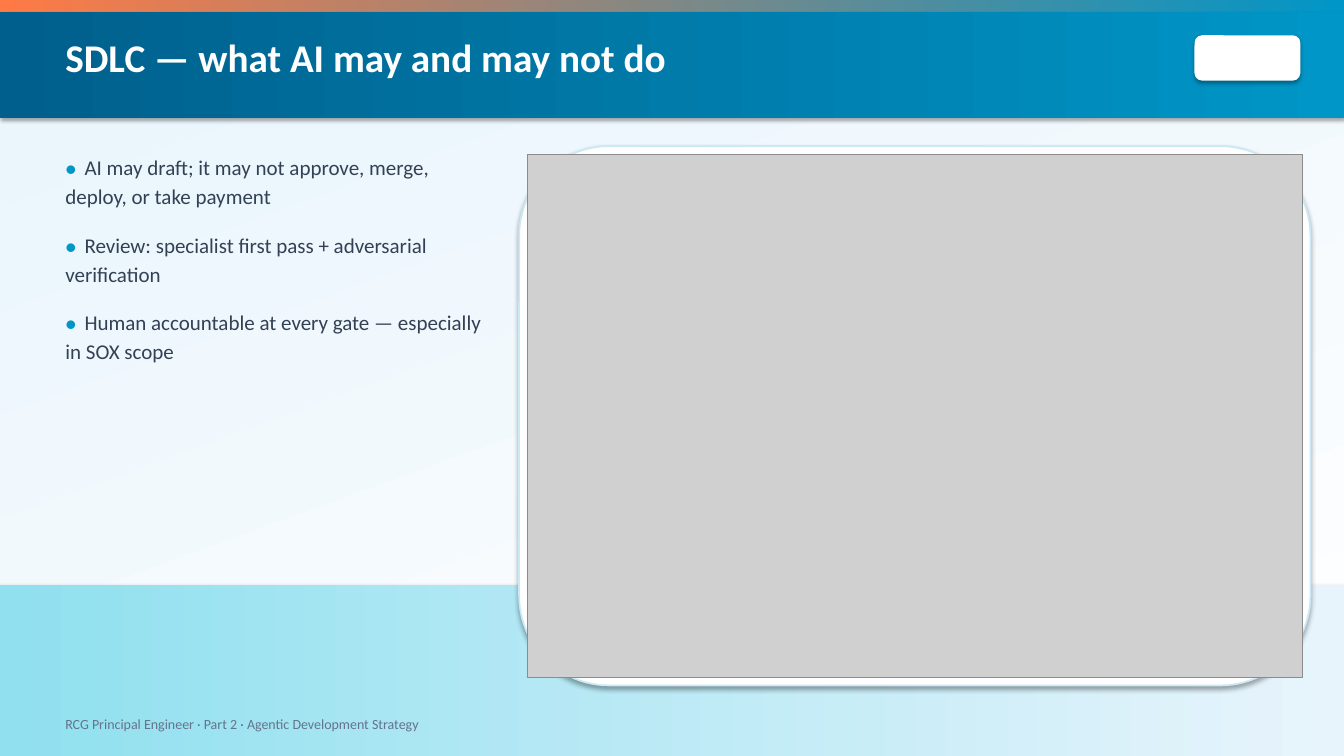
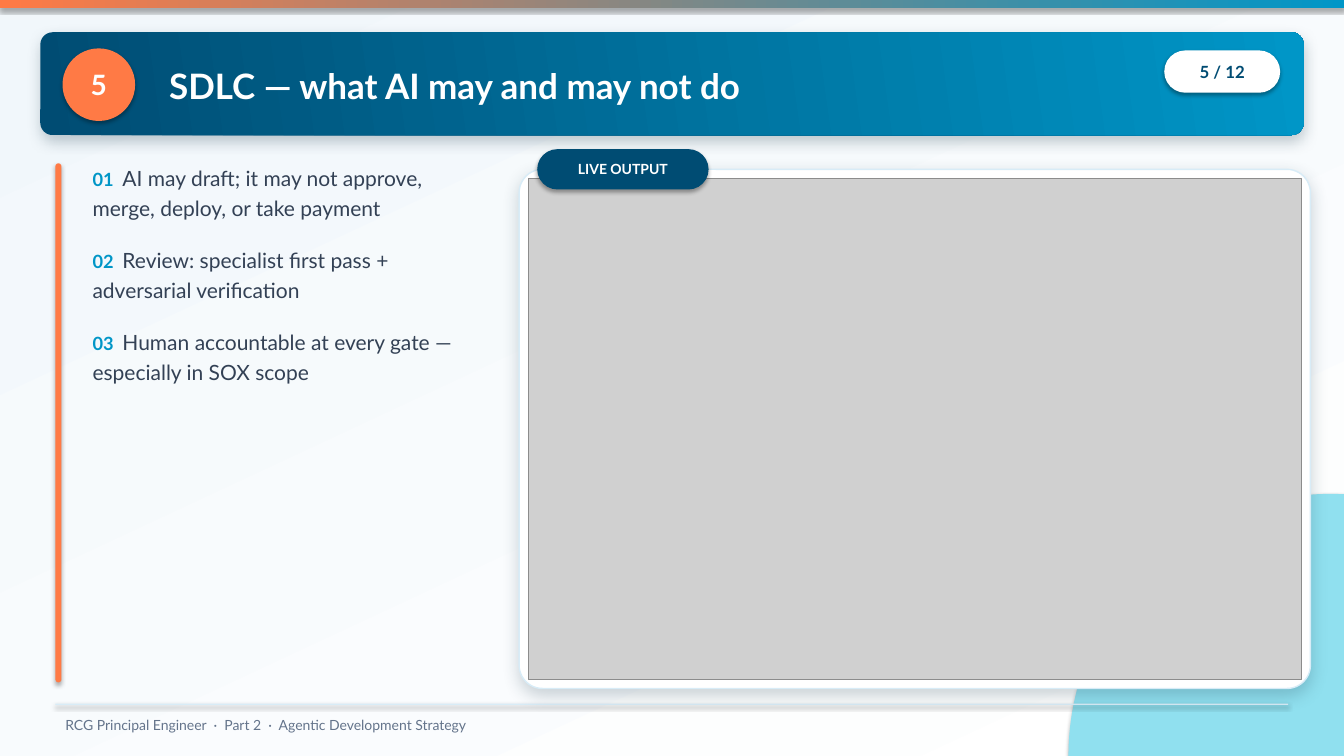
Before and after one commit to manojpammina1/titan, a slide deck: slide 6 of docs/part2-deck/Part2-Agentic-Development.pptx. Drawn at 1344x756 pixels with LibreOffice and Linux fonts; fonts in the diff are those of the drawing; grey boxes stand for pictures. Boxes give left, top, right and bottom in pixels: in the first picture for what was removed or moved away, otherwise in the second. Text is boxed around its words. In the diff, an @@ line names an element or a change of style, - is before the commit and + after.

```diff
--- a/docs/part2-deck/Part2-Agentic-Development.pptx
+++ b/docs/part2-deck/Part2-Agentic-Development.pptx
@@ rectangle: place and size @@
-rectangle at box(0, 0, 1344, 12)
+rectangle at box(0, 0, 1344, 8)
@@ rectangle at box(0, 0, 1344, 756): fill gradient #FFFFFF to #E8F4FC to gradient #FFFFFF to #F1F7FB @@
@@ rounded rectangle: place and size @@
-rounded rectangle at box(0, 12, 1344, 118)
+rounded rectangle at box(40, 32, 1304, 135)
@@ rounded rectangle at box(40, 32, 1304, 135): rectangle to rounded rectangle; fill gradient #005F8C to #0096C7 to gradient #004C73 to #0096C7; shadow changed @@
@@ ellipse added at box(63, 48, 135, 121), fill #FF7A45, 20 pt, text #FFFFFF, bold @@
+5
@@ text "SDLC — what AI may ...": place and size @@
-text "SDLC — what AI may ..." at box(65, 44, 666, 78)
+text "SDLC — what AI may ..." at box(169, 73, 740, 105)
@@ text "SDLC — what AI may ..." at box(169, 73, 740, 105): size 28 to 25 pt, font Calibri to Lato; vertical alignment top to middle @@
@@ rounded rectangle added at box(1165, 50, 1280, 93), fill #FFFFFF, 12 pt, text #004C73, bold @@
+5 / 12
@@ rounded rectangle removed at box(1195, 35, 1301, 81) @@
@@ rounded rectangle added at box(537, 149, 709, 190), fill #004C73, 10 pt, text #FFFFFF, bold @@
+LIVE OUTPUT
@@ rounded rectangle added at box(55, 163, 62, 683), fill #FF7A45 @@
@@ text at box(93, 170, 430, 384): text changed; font Calibri to Lato @@
-● AI may draft; it may not approve, merge, deploy, or take payment
-● Review: specialist first pass + adversarial verification
-● Human accountable at every gate — especially in SOX scope
+01 AI may draft; it may not approve, merge, deploy, or take payment
+02 Review: specialist first pass + adversarial verification
+03 Human accountable at every gate — especially in SOX scope
@@ rounded rectangle: place and size @@
-rounded rectangle at box(519, 146, 1311, 686)
+rounded rectangle at box(519, 169, 1311, 689)
@@ rounded rectangle at box(519, 169, 1311, 689): outline #CBE8F5 1.25 pt to #D8ECF7 1 pt; shadow changed; proportions changed @@
@@ picture: place and size @@
-picture at box(527, 154, 1303, 678)
+picture at box(528, 178, 1302, 680)
@@ ellipse added at box(1069, 494, 1344, 756), fill #90E0EF @@
@@ text "RCG Principal Engineer · Part ..." at box(65, 719, 466, 733): font Calibri to Lato @@
@@ rectangle: place and size @@
-rectangle at box(0, 585, 1344, 756)
+rectangle at box(55, 704, 1289, 705)
@@ rectangle at box(55, 704, 1289, 705): fill gradient #90E0EF to #E8F4FC to #D8ECF7 @@
```
Also in this commit, not shown: 12 other slides changed, 1 other file.
